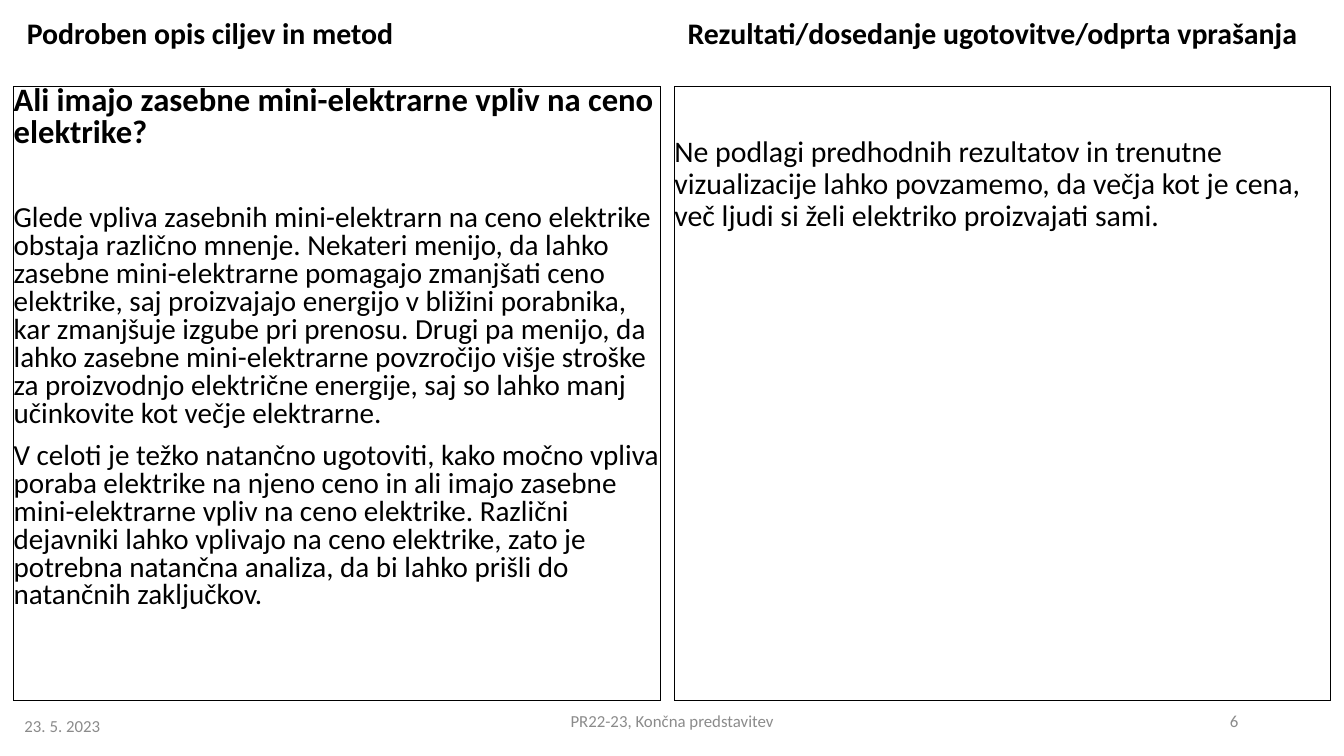
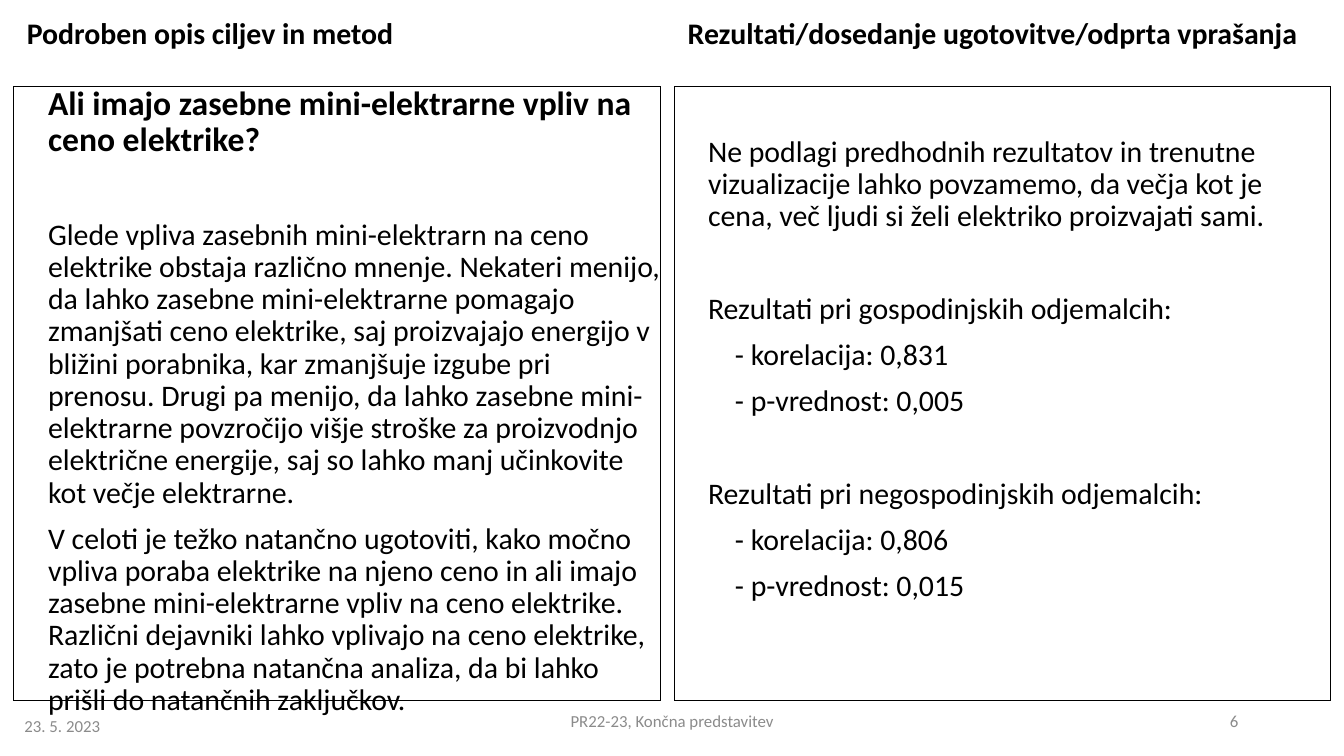
Before and after one commit to MisterMustache/PR22TLTS, a slide deck: slide 6 of PR2022-23_koncna_14a.pptx. Drawn at 1344x756 pixels with LibreOffice and Linux fonts; fonts in the diff are those of the drawing. Boxes give left, top, right and bottom in pixels: in the first picture for what was removed or moved away, otherwise in the second. Text is boxed around its words. In the diff, an @@ line names an element or a change of style, - is before the commit and + after.

```diff
--- a/PR2022-23_koncna_14a.pptx
+++ b/PR2022-23_koncna_14a.pptx
@@ text "Ali imajo zasebne mini-elektrarne vpliv ..." at (x1=13, y1=86, x2=660, y2=700): size 17.6 to 18 pt in "Ali imajo zasebne mini-elektrarne vpliv na ceno ..."; size 15.6 to 16 pt; indent changed; line spacing 0.8 to 0.9 @@
@@ text at (x1=708, y1=298, x2=1202, y2=601): paragraphs added @@
+Rezultati pri gospodinjskih odjemalcih:
+- korelacija: 0,831
+- p-vrednost: 0,005
+Rezultati pri negospodinjskih odjemalcih:
+- korelacija: 0,806
+- p-vrednost: 0,015
```
Also in this commit, not shown: 3 other slides changed.
